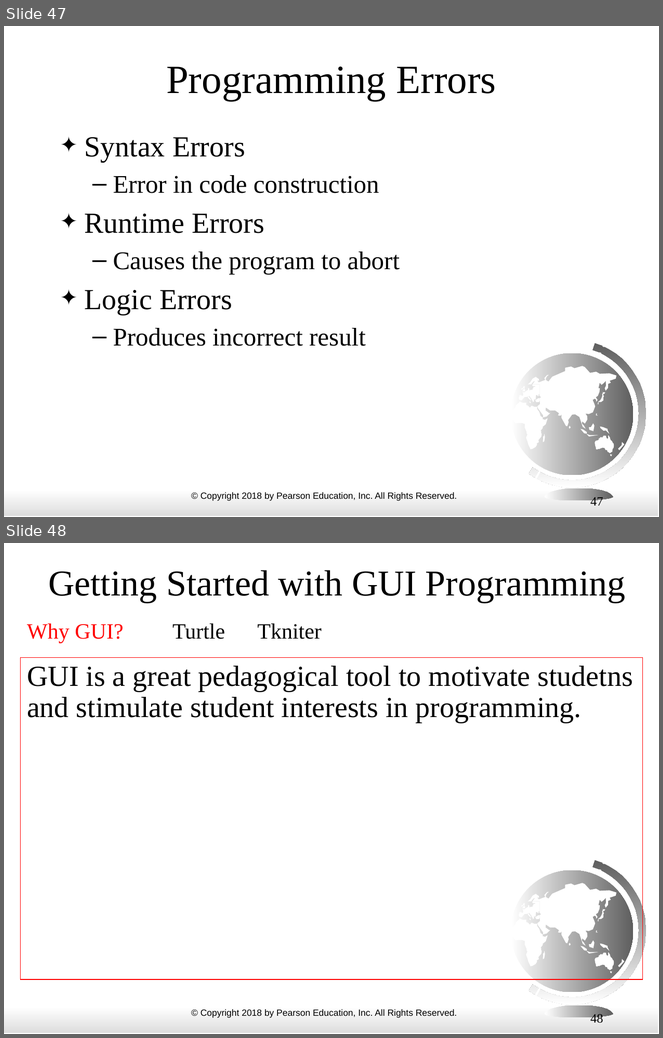
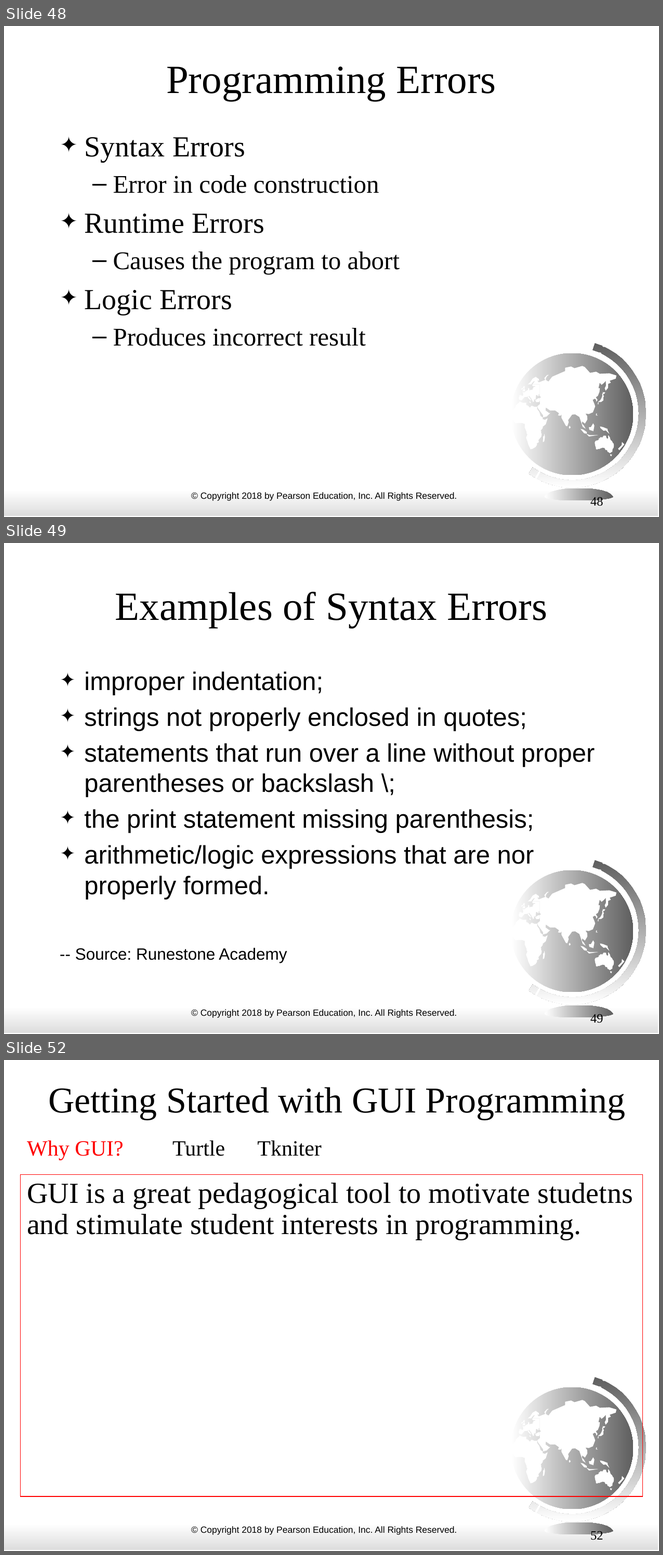
Before and after one commit to alp1991/ECE3_FALL24, a slide deck: ppt_slides/Chapter 01 Introduction.pptx. Shown one above the other, each under a label of ours: slides 47 and 48 before the commit, slides 48, 49 and 52 after it; the slides between them are not shown. The pictures are 663x1038 and 663x1555 pixels, drawn with LibreOffice and Linux fonts; fonts in the diff are those of the drawing. Boxes give left, top, right and bottom in pixels: in the first picture for what was removed or moved away, otherwise in the second. Text is boxed around its words. In the diff, an @@ line names an element or a change of style, - is before the commit and + after.

```diff
--- a/ppt_slides/Chapter 01 Introduction.pptx
+++ b/ppt_slides/Chapter 01 Introduction.pptx
@@ slide 49 added at [4,543,659,1034], background #FFFFFF; not listed: 26 template elements that a slide beside it also shows @@
@@ title added at [115,591,547,628], 44 pt, text #000000 @@
+Examples of Syntax Errors
@@ text added at [75,671,595,963], 28 pt, text #000000 @@
+✦ improper indentation;
+✦ strings not properly enclosed in quotes;
+✦ statements that run over a line without proper parentheses or backslash \;
+✦ the print statement missing parenthesis;
+✦ arithmetic/logic expressions that are nor properly formed.
+-- Source: Runestone Academy
@@ page number added at [591,1014,604,1026], 14 pt, text #000000 @@
+49
@@ what was slide 47 is now slide 48 @@
@@ page number at [591,497,604,509]: text changed @@
-47
+48
@@ what was slide 48 is now slide 52 @@
@@ page number at [591,1531,604,1543]: text changed @@
-48
+52
```
Also in this commit, not shown: 3 slides changed, 3 other slides added.
